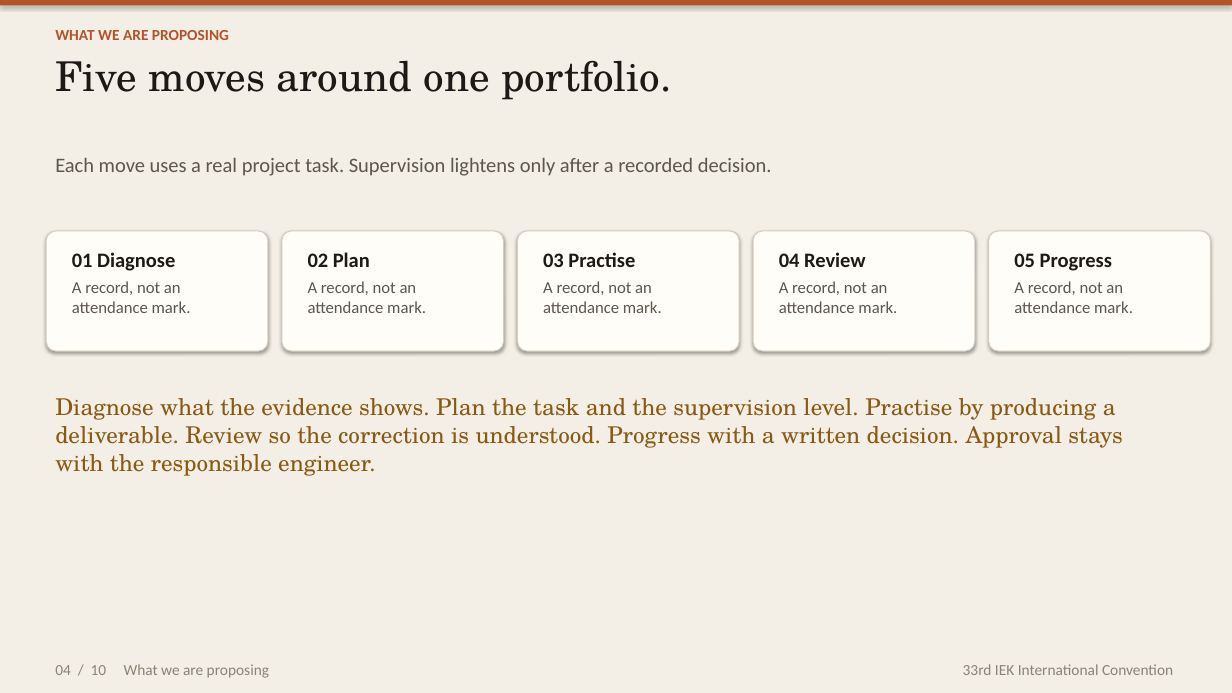
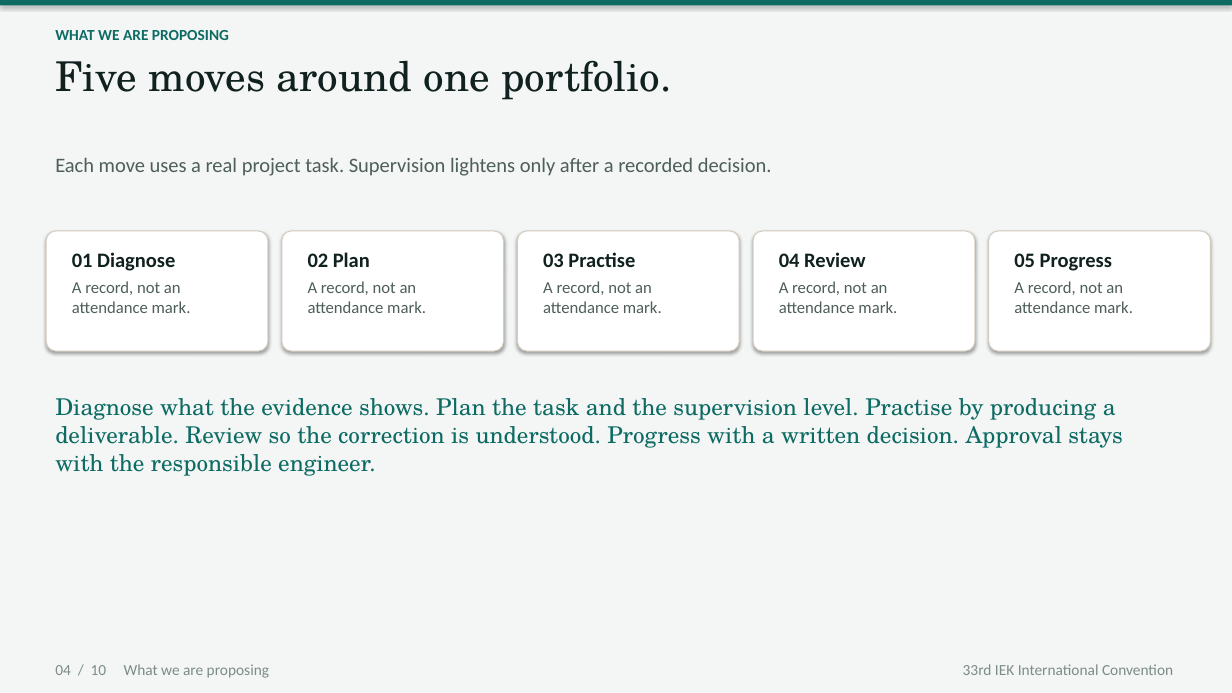
Before and after one commit to kakaijacob/Special-Operations-Schema, a slide deck: slide 4 of iek-talks/IEK_MEP_Mentorship_10_slides.pptx. Drawn at 1232x693 pixels with LibreOffice and Linux fonts; fonts in the diff are those of the drawing. Boxes give left, top, right and bottom in pixels: in the first picture for what was removed or moved away, otherwise in the second. Text is boxed around its words. In the diff, an @@ line names an element or a change of style, - is before the commit and + after.

```diff
--- a/iek-talks/IEK_MEP_Mentorship_10_slides.pptx
+++ b/iek-talks/IEK_MEP_Mentorship_10_slides.pptx
@@ background #F3EFE6 to #F3F6F5 @@
@@ rectangle at [0, 0, 1232, 6]: fill #B4532A to #0E6B64 @@
@@ text "WHAT WE ARE PROPOSING" at [55, 30, 229, 40]: text colour #B4532A to #0E6B64 @@
@@ text "Five moves around one portfolio." at [55, 60, 671, 100]: text colour #1C1916 to #10211F @@
@@ text "Each move uses a real ..." at [55, 157, 772, 176]: text colour #5C564C to #4E5E5A @@
@@ fill #FFFDF8 to #FFFFFF in 5 elements at [46, 231, 268, 351], [282, 231, 504, 351], [518, 231, 739, 351], [753, 231, 975, 351], [989, 231, 1211, 351] @@
@@ text "Diagnose what the evidence shows. ..." at [55, 398, 1122, 476]: text colour #8A5A12 to #0E6B64 @@
@@ text "04 / 10 What we ..." at [55, 664, 269, 678]: text colour #8A8376 to #7D8C88 @@
@@ text "33rd IEK International Convention" at [963, 664, 1173, 675]: text colour #8A8376 to #7D8C88 @@
```
Also in this commit, not shown: 9 other slides changed, 2 other files.
